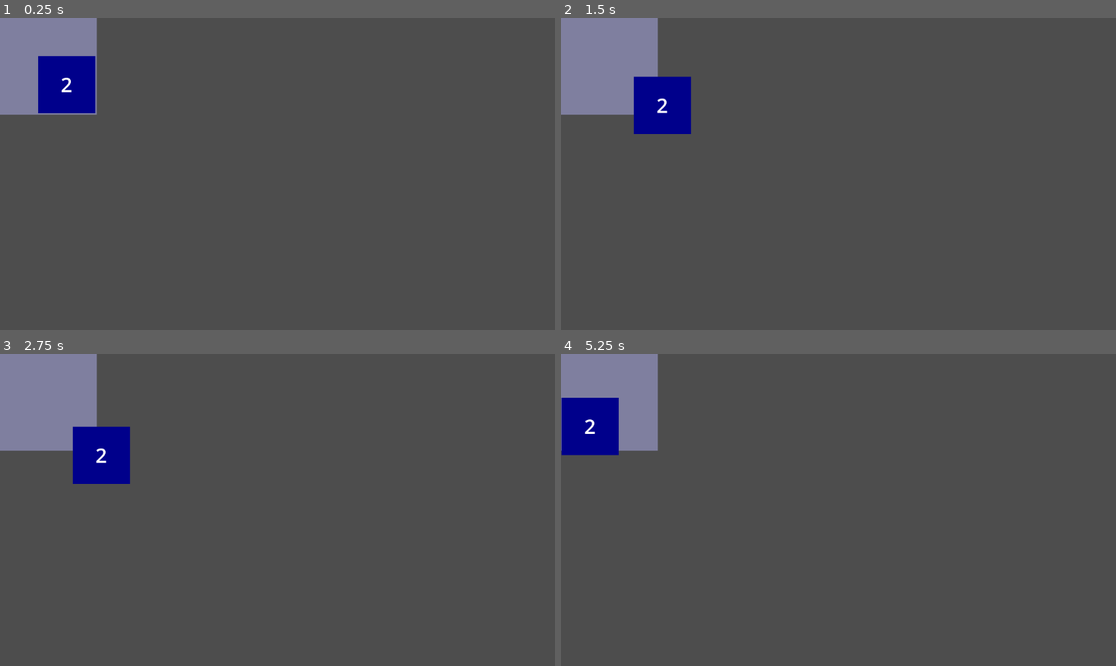
Above: before the commit, frames 1-4 (two rows, left to right).
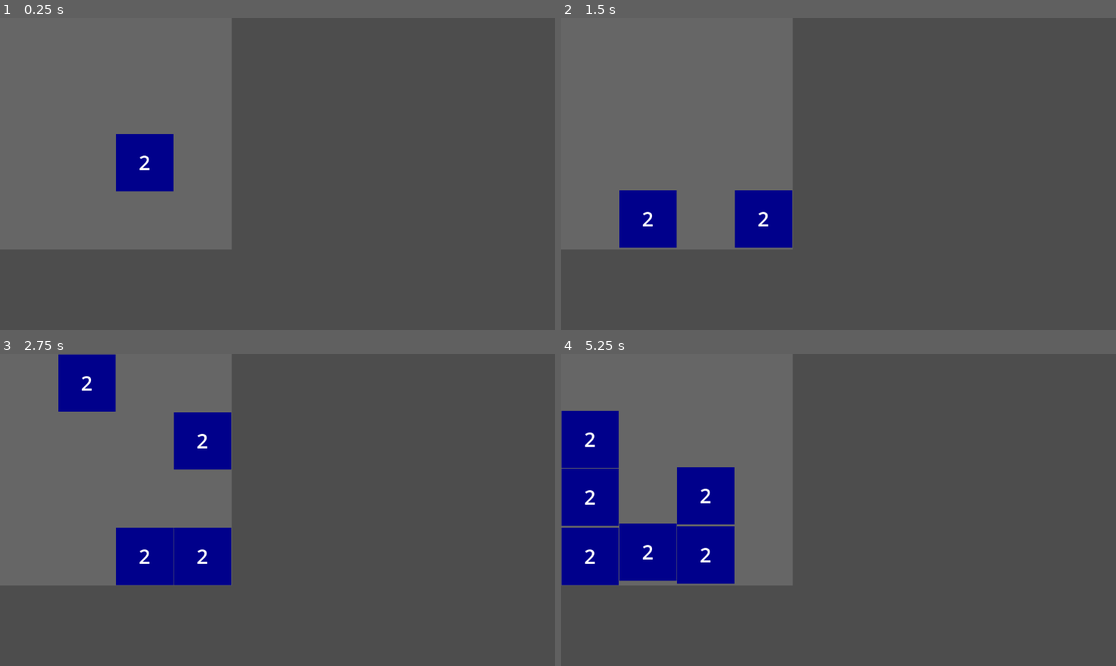
Above: after the commit, the same moments.

Repository: gfoust/comp4750-game-2048
Game: Godot game, scene res://board.tscn
The game is run twice, just before and just after one commit, with the same random seed, the same clock (stepped at 60 frames per second) and the same inputs. The project has no main scene, so this scene is started directly.
Inputs:
- Up to frame 1 (0.25 s): no input
- Up to frame 2 (1.5 s): tap Enter at 0.5 s; hold Right (ui_right) 0.53-1.28 s; tap Space at 1.25 s; hold Down (ui_down) from 1.28 s (still down)
- Up to frame 3 (2.75 s): tap Enter at 2 s; release Down (ui_down) at 2.03 s; hold Right (ui_right) from 2.03 s (still down)
- Up to frame 4 (5.25 s): tap Space at 2.75, 4.25 s; release Right (ui_right) at 2.78 s; hold Up (ui_up) 2.78-3.53 s; tap Enter at 3.5 s; hold Left (ui_left) 3.53-5.03 s; hold Down (ui_down) from 5.03 s (still down)

The runs differ from the first frame. In frame 1, 31% of the frame differs, in the area x 0-42%, y 0-75%; in frame 2, 31%; in frame 3, 31%; in frame 4, 29%.

Commit message:
Adding/sliding tiles

Diff:
--- a/board.gd
+++ b/board.gd
@@ -1,27 +1,154 @@
 extends ColorRect
 
-@onready var tile: Tile = $Tile
+const GRID_SIZE := 4
+
+enum Dir {
+	UP,
+	DOWN,
+	LEFT,
+	RIGHT
+}
 
 var listening := true
+var grid: Array[Array]
+var empty_tiles := GRID_SIZE * GRID_SIZE
+var tile_scene: PackedScene = load("res://tile.tscn")
+
+
+func _ready() -> void:
+	grid.resize(GRID_SIZE)
+	for row: Array[Tile] in grid:
+		row.resize(GRID_SIZE)
+	add_tile_to_grid()
+
 
 func _input(event: InputEvent) -> void:
 	if listening:
+		var moved := false
 		if event.is_action_pressed("ui_left"):
-			move_tiles(0, tile.position.y)
+			moved = slide(Dir.LEFT)
 		elif event.is_action_pressed("ui_right"):
-			move_tiles(150, tile.position.y)
+			moved = slide(Dir.RIGHT)
 		elif event.is_action_pressed("ui_up"):
-			move_tiles(tile.position.x, 0)
+			moved = slide(Dir.UP)
 		elif event.is_action_pressed("ui_down"):
-			move_tiles(tile.position.x, 150)
-
-
-func move_tiles(x: int, y: int):
-	listening = false
-	var tween = create_tween()
-	tween.tween_property(tile,"position",Vector2(x, y),0.3333)
-	tween.tween_callback(_on_tile_move_done)
+			moved = slide(Dir.DOWN)
+		if moved:
+			move_tiles()
 
 
 func _on_tile_move_done() -> void:
+	add_tile_to_grid()
+
+
+func move_tiles():
+	listening = false
+	var tween := get_tree().create_tween()
+	tween.set_trans(Tween.TRANS_QUART).set_ease(Tween.EASE_OUT)
+	tween.set_parallel(true)
+	for x in range(4):
+		for y in range(4):
+			var tile: Tile = grid[y][x]
+			if tile:
+				tween.tween_property(
+					tile,
+					"position",
+					Vector2(x * Tile.SIZE, y * Tile.SIZE),
+					0.3333
+				)
+	tween.set_parallel(false)
+	tween.tween_callback(add_tile_to_grid)
+
+
+func make_tile(x: int, y: int) -> Tile:
+	empty_tiles -= 1
+	var tile = tile_scene.instantiate()
+	tile.power = 1
+	tile.position.x = x * Tile.SIZE
+	tile.position.y = y * Tile.SIZE
+	add_child(tile)
+	return tile
+
+
+func add_tile_to_grid() -> void:
 	listening = true
+	if empty_tiles > 0:
+		var n := randi() % empty_tiles
+		for x in range(4):
+			for y in range(4):
+				if grid[y][x] == null:
+					if n == 0:
+						grid[y][x] = make_tile(x, y)
+						return
+					else:
+						n -= 1
+
+
+func get_tile(pos: Vector2i) -> Tile:
+	return grid[pos.y][pos.x]
+
+
+func set_tile(pos: Vector2i, tile: Tile) -> void:
+	grid[pos.y][pos.x] = tile
+
+
+func slide(dir: Dir) -> bool:
+	var changed := false
+	for i in range(GRID_SIZE):
+		var slice := Slice.new(dir, i)
+		var src := [0]
+		var dst := [0]
+		var good := slice._iter_init(src)
+		slice._iter_init(dst)
+		while good and get_tile(slice._iter_get(src[0])) != null:
+			good = slice._iter_next(src)
+			slice._iter_next(dst)
+		while good:
+			var src_pos: Vector2i = slice._iter_get(src[0])
+			var tile := get_tile(src_pos)
+			if tile != null:
+				var dst_pos: Vector2i = slice._iter_get(dst[0])
+				set_tile(dst_pos, tile)
+				set_tile(src_pos, null)
+				slice._iter_next(dst)
+				changed = true
+			good = slice._iter_next(src)
+	return changed
+
+
+class Slice:
+	var _begin: int
+	var _end: int
+	var _inc: int
+	var _x_axis: bool
+	var _other: int
+
+
+	func _init(start: Dir, along: int) -> void:
+		if start == Dir.LEFT or start == Dir.UP:
+			_begin = 0
+			_end = GRID_SIZE
+			_inc = 1
+		else:
+			_begin = GRID_SIZE - 1
+			_end = -1
+			_inc = -1
+		_x_axis = start == Dir.LEFT or start == Dir.RIGHT
+		_other = along
+
+
+	func _iter_init(iter: Array) -> bool:
+		iter[0] = _begin
+		return iter[0] != _end
+
+
+	func _iter_get(current: Variant) -> Variant:
+		if _x_axis:
+			return Vector2(current as int, _other)
+		else:
+			return Vector2(_other, current as int)
+
+
+	func _iter_next(iter: Array) -> bool:
+		iter[0] = iter[0] + _inc
+		return iter[0] != _end
--- a/board.tscn
+++ b/board.tscn
@@ -1,13 +1,9 @@
-[gd_scene load_steps=3 format=3 uid="uid://bpam3mwutwhkp"]
+[gd_scene load_steps=2 format=3 uid="uid://bpam3mwutwhkp"]
 
-[ext_resource type="PackedScene" uid="uid://21j4lt3hy4gh" path="res://tile.tscn" id="1_p0ybc"]
 [ext_resource type="Script" uid="uid://ba0bul4l6k5v" path="res://board.gd" id="1_psm7c"]
 
 [node name="Board" type="ColorRect"]
-offset_right = 201.0
-offset_bottom = 201.0
-color = Color(0.498039, 0.498039, 0.623529, 1)
+offset_right = 481.0
+offset_bottom = 481.0
+color = Color(0.4, 0.4, 0.4, 1)
 script = ExtResource("1_psm7c")
-
-[node name="Tile" parent="." instance=ExtResource("1_p0ybc")]
-position = Vector2(78, 78)
--- a/tile.gd
+++ b/tile.gd
@@ -2,7 +2,9 @@
 class_name Tile
 extends Node2D
 
-const colors := [
+const SIZE = 120
+
+const COLORS := [
 	Color.BLACK,
 	Color.DARK_BLUE,
 	Color.DARK_CYAN,
@@ -36,4 +38,4 @@
 
 func _update_tile() -> void:
 	label.text = str(2**power)
-	rect.color = colors[power]
+	rect.color = COLORS[power]
Not shown, changed: notes.md
